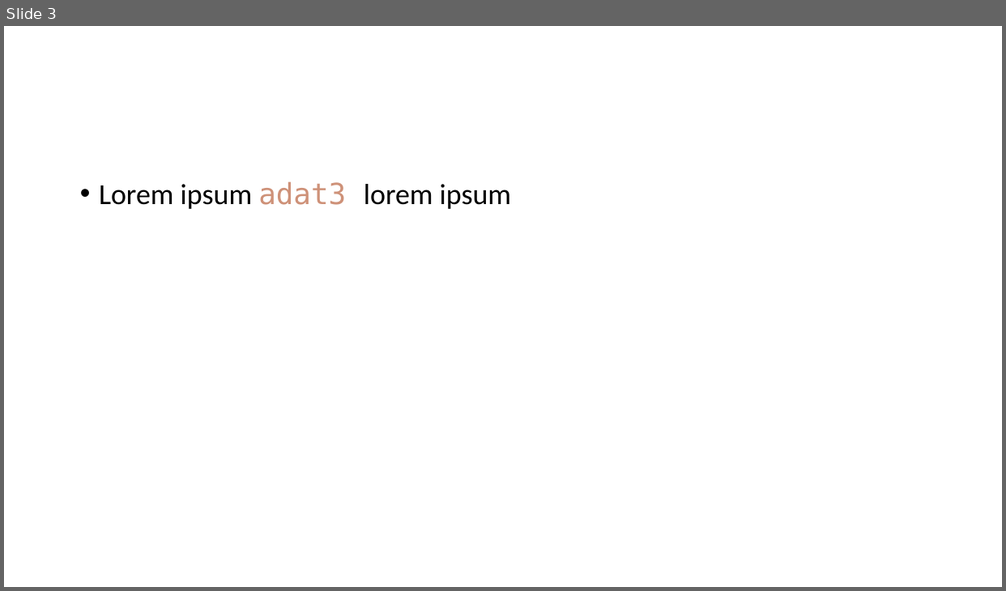
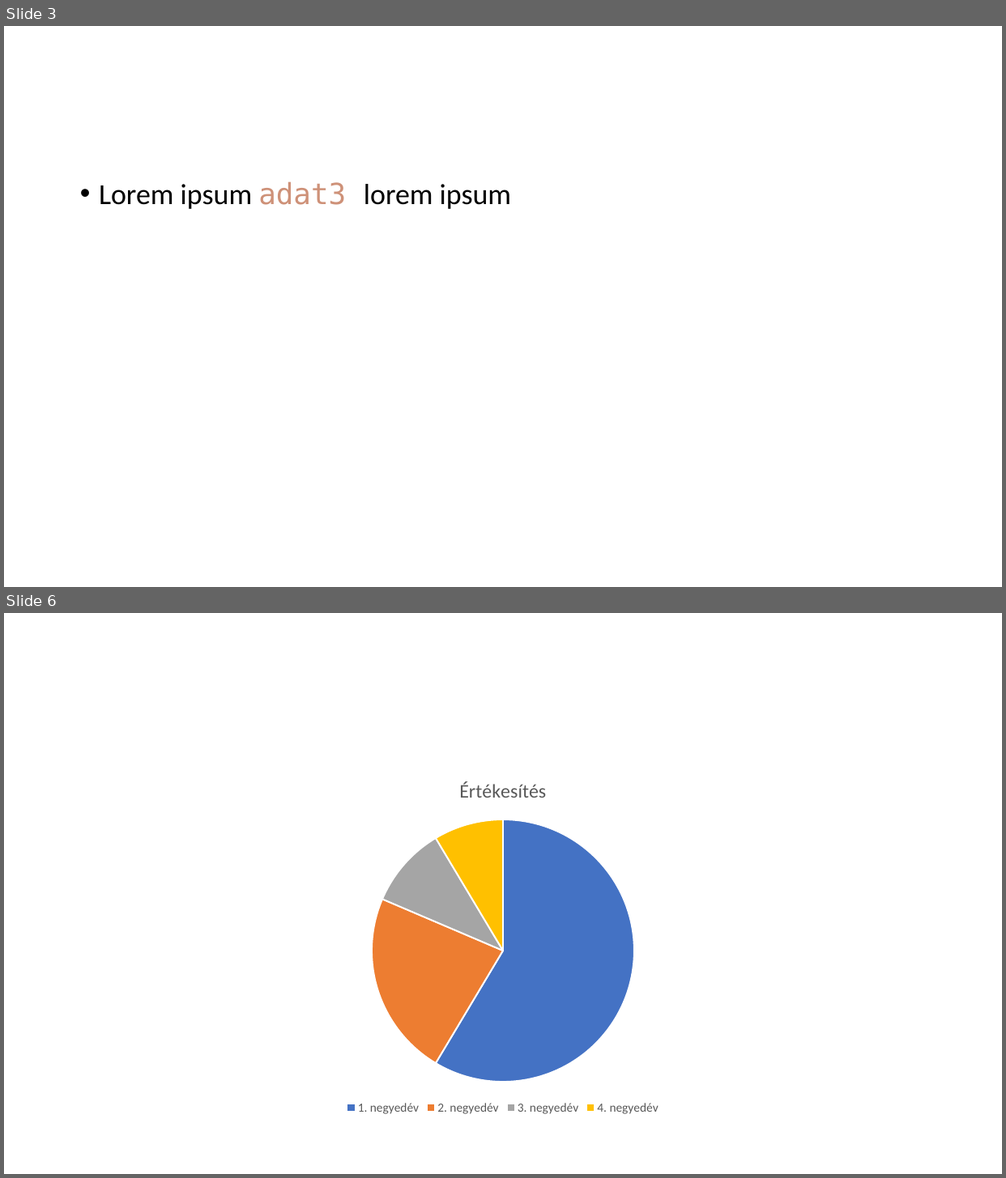
Before and after one commit to akosblack/ppt_script, a slide deck: input/your_presentation.pptx. Shown one above the other, each under a label of ours: slide 3 before the commit, slides 3 and 6 after it; the slides between them are not shown. The pictures are 1006x591 and 1006x1178 pixels, drawn with LibreOffice and Linux fonts; fonts in the diff are those of the drawing. Boxes give left, top, right and bottom in pixels: in the first picture for what was removed or moved away, otherwise in the second. Text is boxed around its words. In the diff, an @@ line names an element or a change of style, - is before the commit and + after.

```diff
--- a/input/your_presentation.pptx
+++ b/input/your_presentation.pptx
@@ slide 6 added at bbox=[4, 613, 1002, 1174], background #FFFFFF @@
@@ pie chart added at bbox=[73, 763, 934, 1119] @@
+title "Értékesítés"
+categories: 1. negyedév, 2. negyedév, 3. negyedév, 4. negyedév
+Értékesítés: 59, 23, 10, 9
```
Also in this commit, not shown: 5 other slides added, 2 other files.
